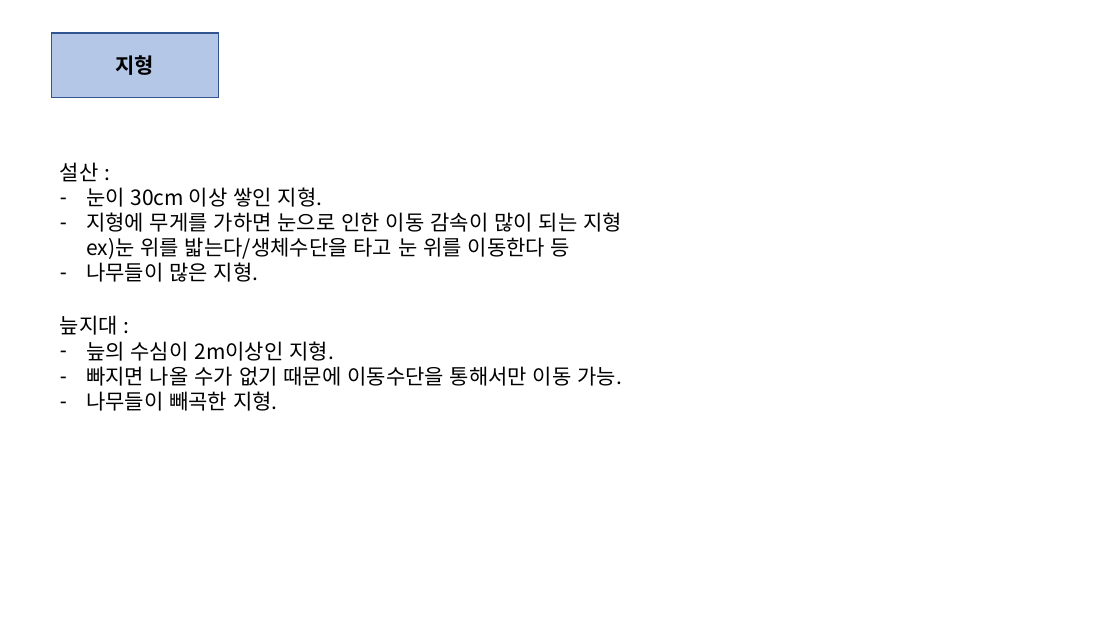
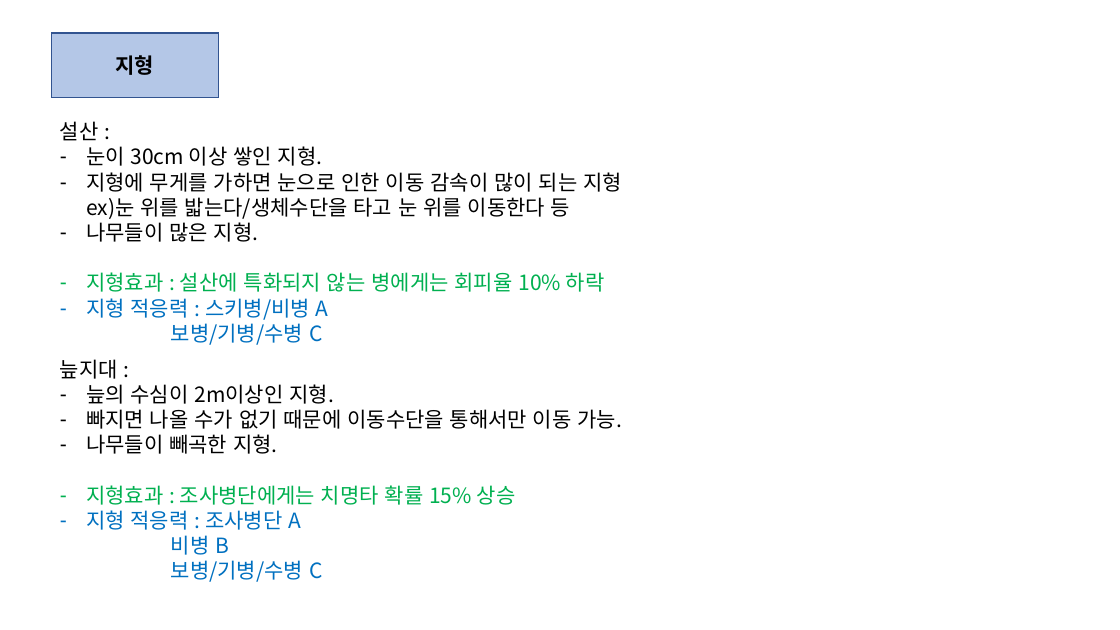
Before and after one commit to JayJeongJW/TIL, a slide deck: slide 1 of game-design/sbs-game-academy/SRPG 이동력 시스템 관련 캐릭터 및 지형 상상기획.pptx. Drawn at 1120x630 pixels with LibreOffice and Linux fonts; fonts in the diff are those of the drawing. Boxes give left, top, right and bottom in pixels: in the first picture for what was removed or moved away, otherwise in the second. Text is boxed around its words. In the diff, an @@ line names an element or a change of style, - is before the commit and + after.

```diff
--- a/game-design/sbs-game-academy/SRPG 이동력 시스템 관련 캐릭터 및 지형 상상기획.pptx
+++ b/game-design/sbs-game-academy/SRPG 이동력 시스템 관련 캐릭터 및 지형 상상기획.pptx
@@ text "설산 :": place and size @@
-text "설산 :" at (60,162,622,282)
+text "설산 :" at (60,121,622,345)
@@ text at (86,272,605,345): paragraphs added @@
+– 지형효과 : 설산에 특화되지 않는 병에게는 회피율 10% 하락
+– 지형 적응력 : 스키병/비병 A
+  보병/기병/수병 C
@@ text "늪지대 :": place and size @@
-text "늪지대 :" at (60,315,623,411)
+text "늪지대 :" at (60,359,623,582)
@@ text at (86,485,516,582): paragraphs added @@
+– 지형효과 : 조사병단에게는 치명타 확률 15% 상승
+– 지형 적응력 : 조사병단 A
+  비병 B
+  보병/기병/수병 C
```
Also in this commit, not shown: 2 other slides changed.
